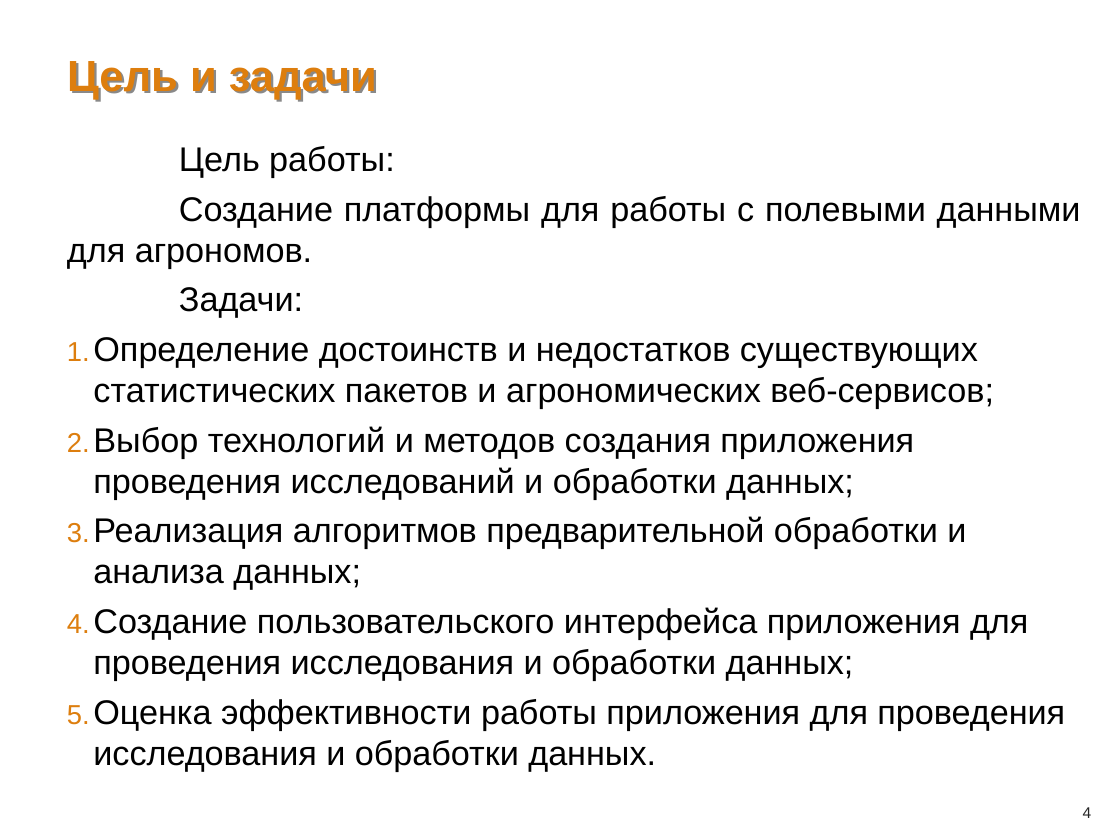
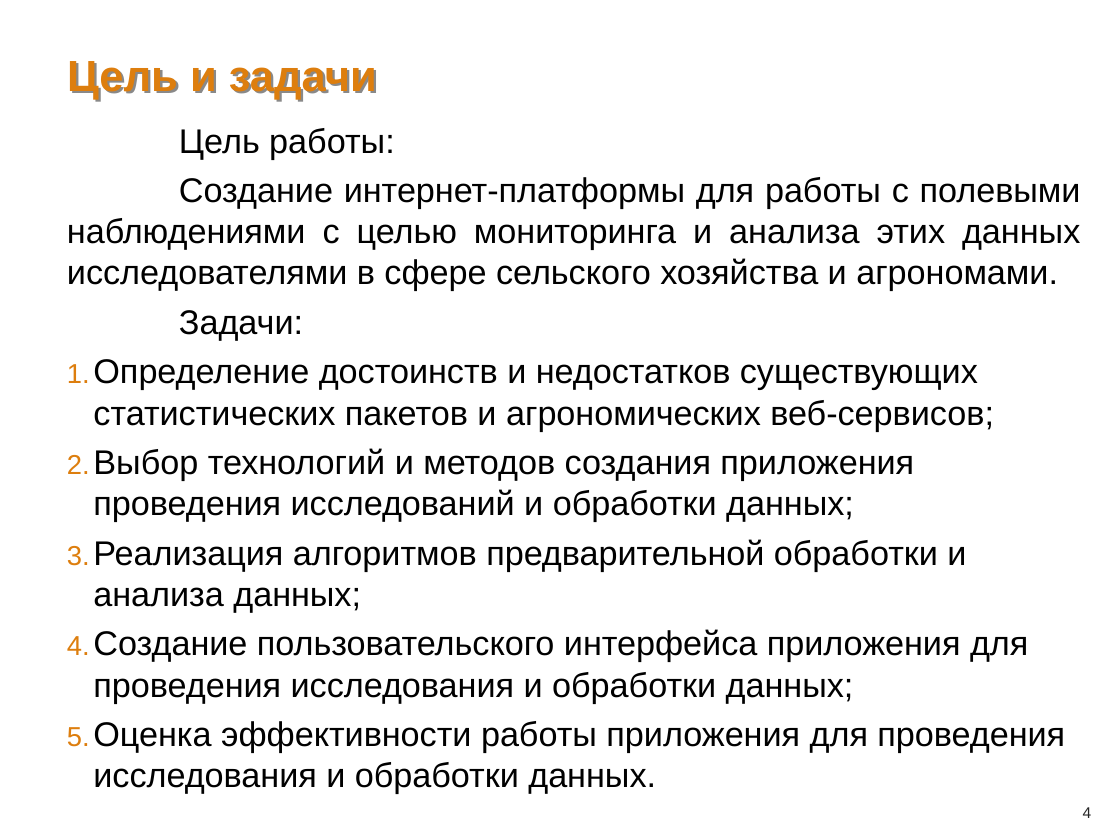
Before and after one commit to kradunches/ari-metiostation, a slide deck: slide 4 of doc/Презентация.ppt. Drawn at 1120x840 pixels with LibreOffice and Linux fonts; fonts in the diff are those of the drawing; background and template pictures are left out. Boxes give left, top, right and bottom in pixels: in the first picture for what was removed or moved away, otherwise in the second. Text is boxed around its words. In the diff, an @@ line names an element or a change of style, - is before the commit and + after.

```diff
--- a/doc/Презентация.ppt
+++ b/doc/Презентация.ppt
@@ text "Цель работы:" moved from (x1=67, y1=146, x2=1081, y2=771) to (x1=67, y1=128, x2=1081, y2=794) @@
@@ text at (x1=67, y1=177, x2=1081, y2=291): text changed @@
-Создание платформы для работы с полевыми данными для агрономов.
+Создание интернет-платформы для работы с полевыми наблюдениями с целью мониторинга и анализа этих данных исследователями в сфере сельского хозяйства и агрономами.
```
Also in this commit, not shown: 4 other slides changed, 4 slides added, 3 slides removed, 3 other files.
